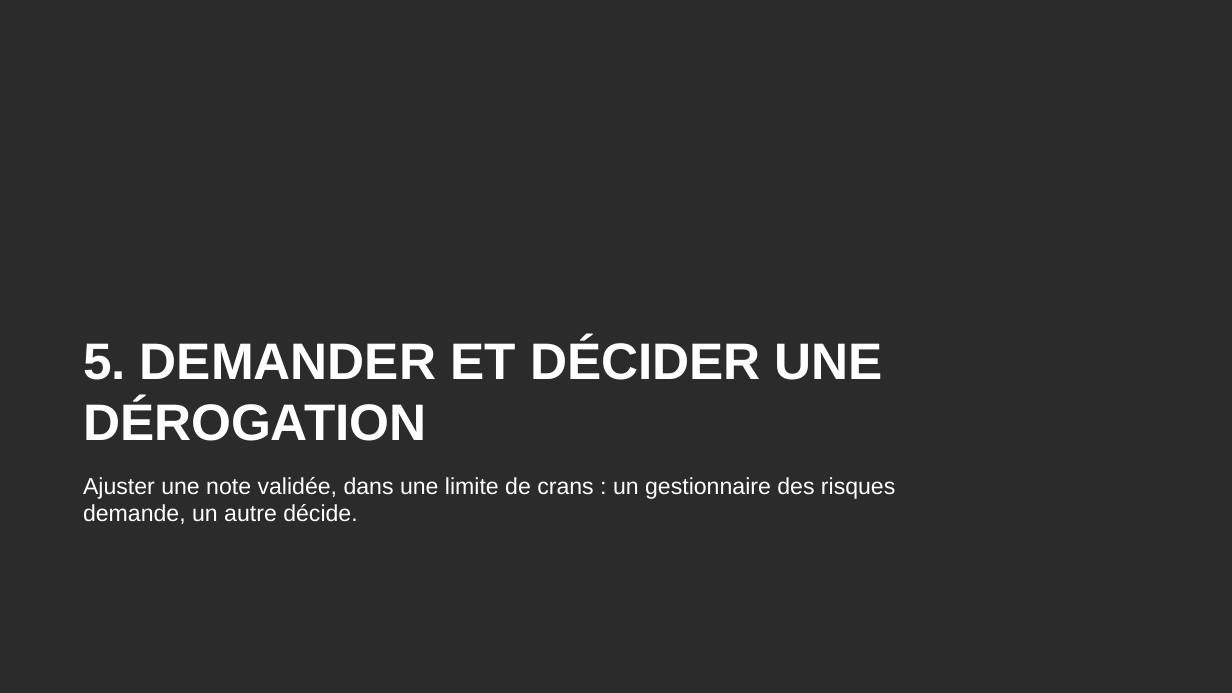
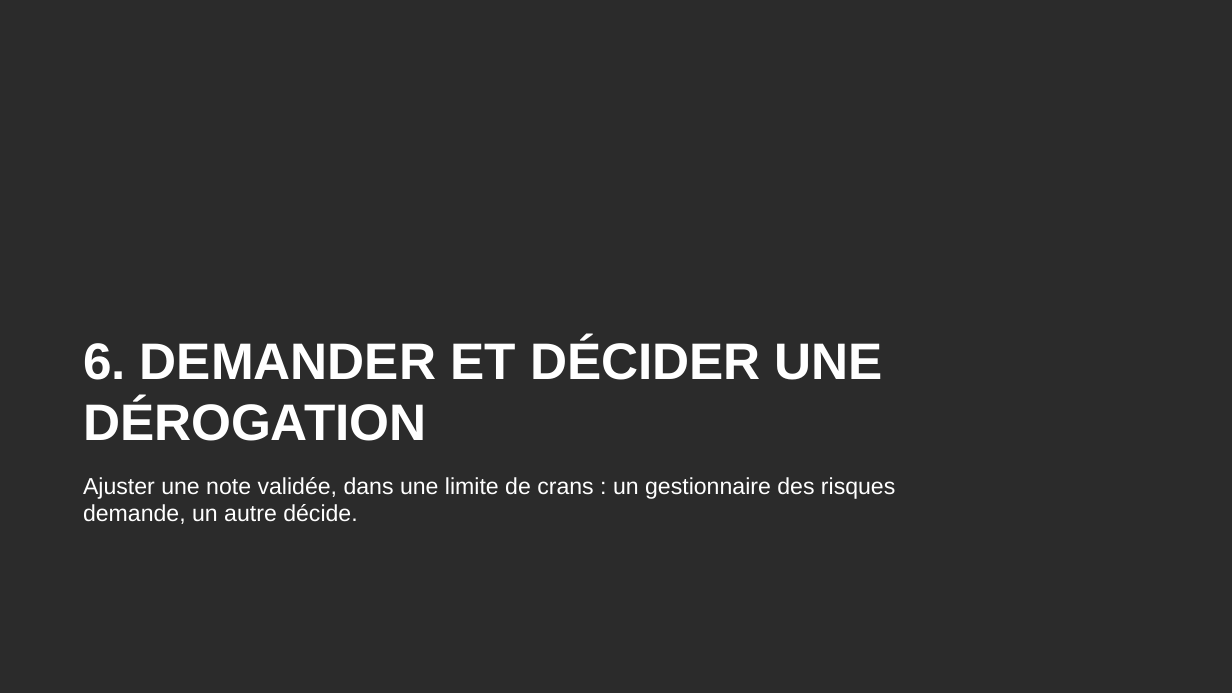
Before and after one commit to tariqeddoumi/Entreprise-scoring-cl, a slide deck: slide 44 of docs/guides/Guide_utilisateur_outil_notation.pptx (slide 35 before the commit). Drawn at 1232x693 pixels with LibreOffice and Linux fonts; fonts in the diff are those of the drawing; background and template pictures are left out; a plain dark background stands for a picture behind light text. Boxes give left, top, right and bottom in pixels: in the first picture for what was removed or moved away, otherwise in the second. Text is boxed around its words. In the diff, an @@ line names an element or a change of style, - is before the commit and + after.

```diff
--- a/docs/guides/Guide_utilisateur_outil_notation.pptx
+++ b/docs/guides/Guide_utilisateur_outil_notation.pptx
@@ title at <box>83,338,883,441</box>: text changed @@
-5. DEMANDER ET DÉCIDER UNE DÉROGATION
+6. DEMANDER ET DÉCIDER UNE DÉROGATION
```
Also in this commit, not shown: 11 other slides changed, 9 slides added, 3 other files.
